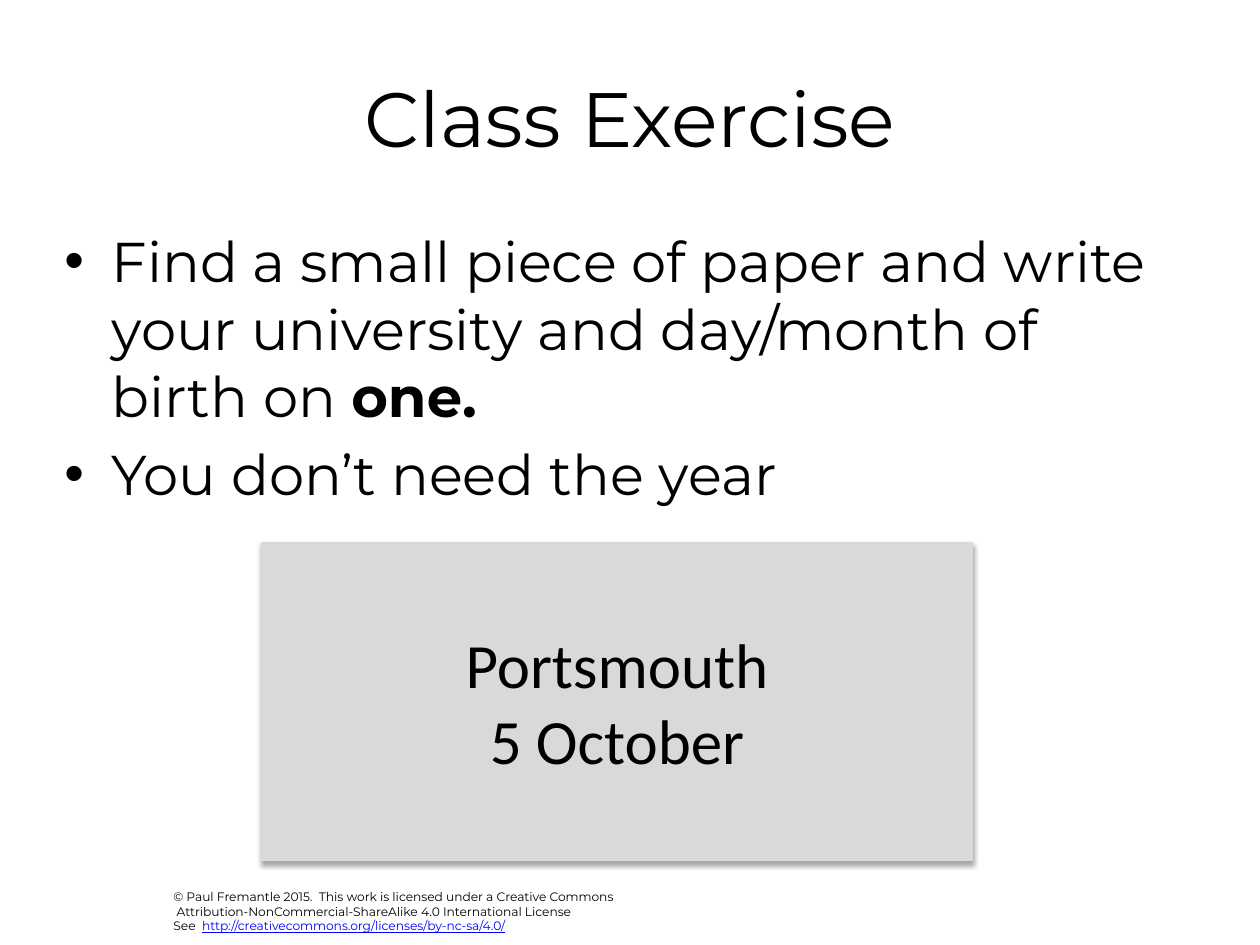
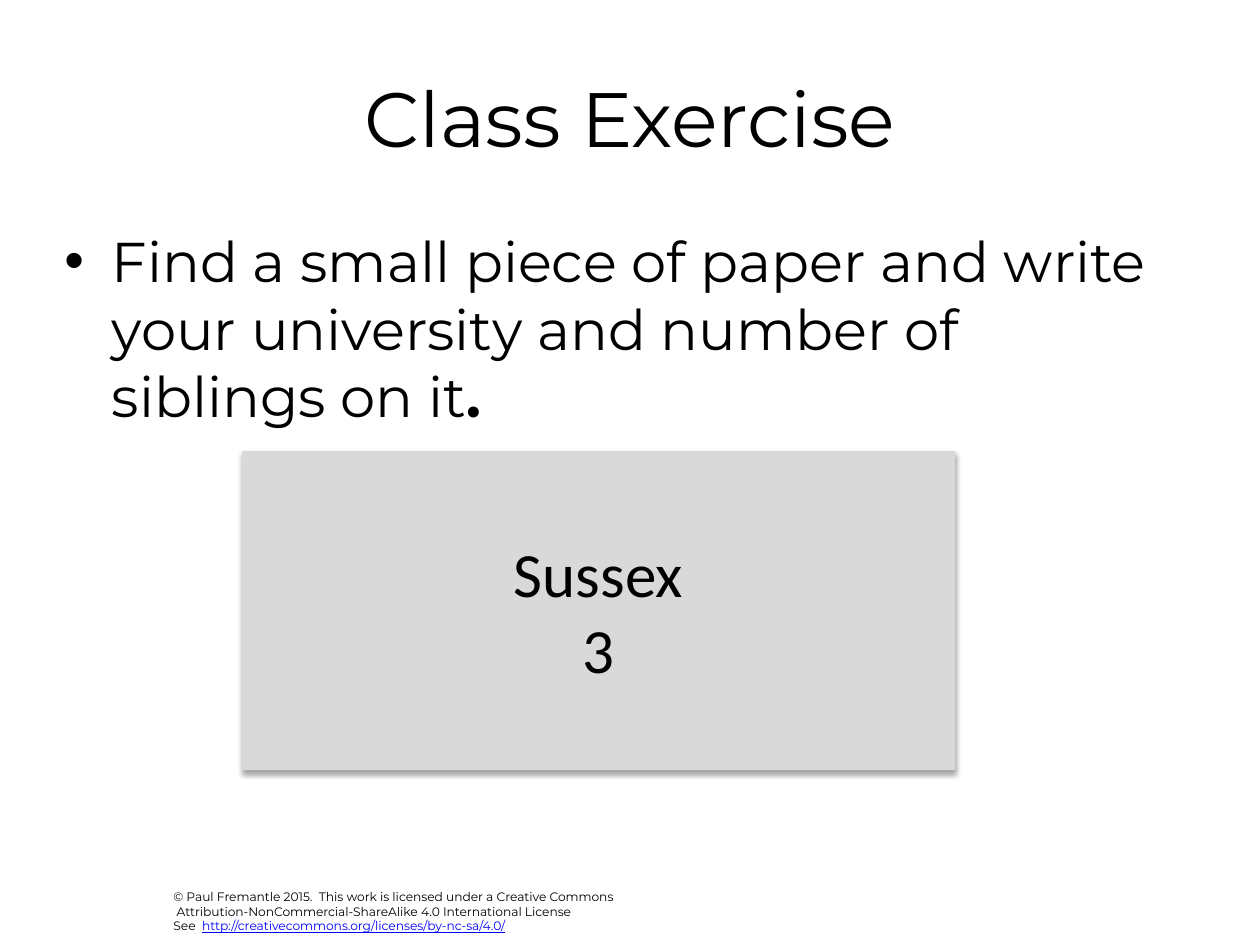
Before and after one commit to julieweeds/BigData, a slide deck: slide 9 of pres-source/02-map-reduce.pptx (slide 5 before the commit). Drawn at 1260x945 pixels with LibreOffice and Linux fonts; fonts in the diff are those of the drawing; background and template pictures are left out. Boxes give left, top, right and bottom in pixels: in the first picture for what was removed or moved away, otherwise in the second. Text is boxed around its words. In the diff, an @@ line names an element or a change of style, - is before the commit and + after.

```diff
--- a/pres-source/02-map-reduce.pptx
+++ b/pres-source/02-map-reduce.pptx
@@ text at (112,240,1146,428): text changed @@
-• Find a small piece of paper and write your university and day/month of birth on one.
-• You don’t need the year
+• Find a small piece of paper and write your university and number of siblings on it.
@@ rectangle "Sussex 3": place and size @@
-rectangle "Sussex 3" at (262,542,973,861)
+rectangle "Sussex 3" at (243,451,954,770)
@@ text in rectangle at (514,556,683,674): text changed @@
-Portsmouth
-5 October
+Sussex
+3
```
Also in this commit, not shown: 5 other slides changed, 10 slides added, 3 other files.
